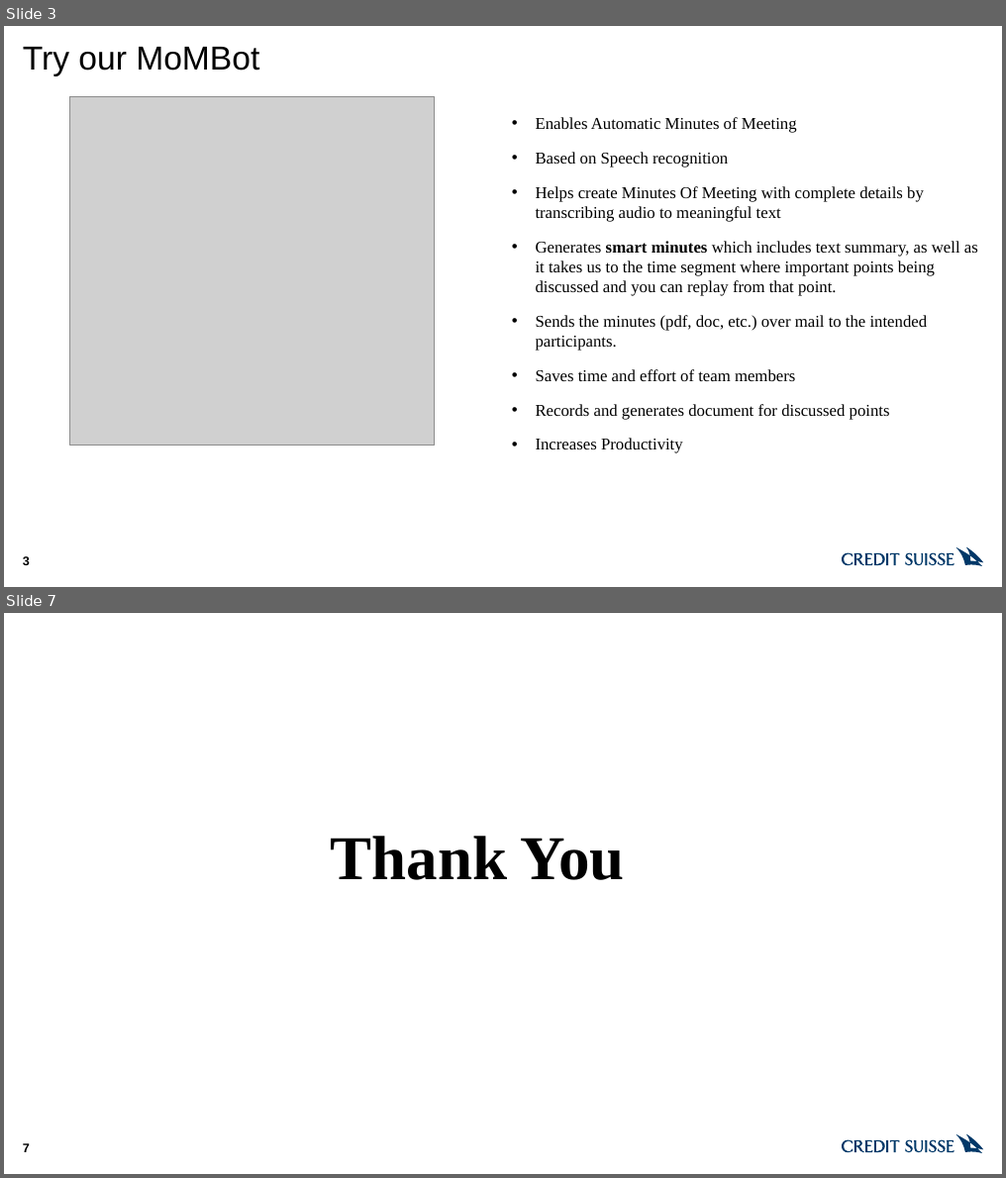
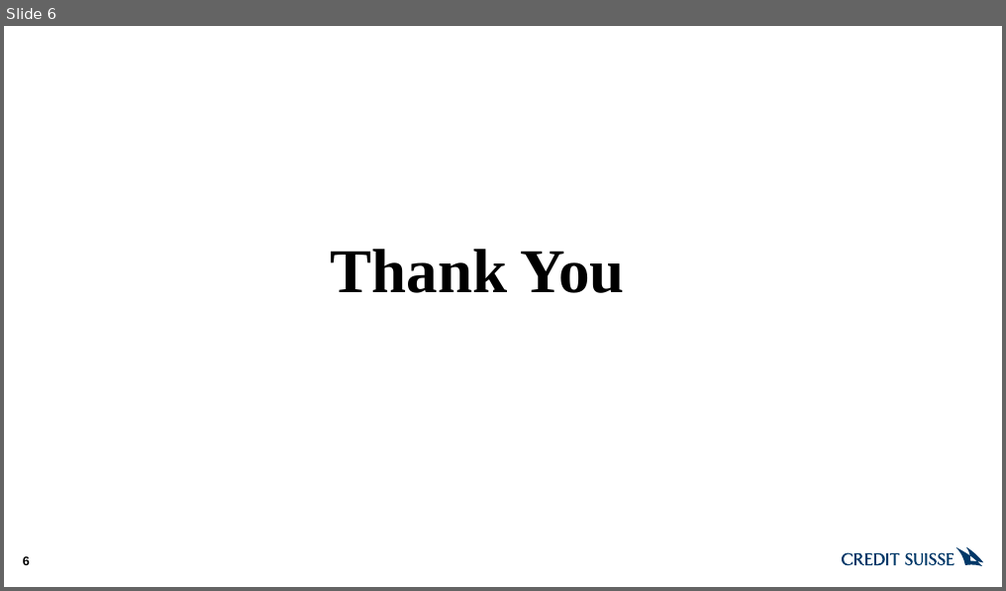
Before and after one commit to arreyaar/MOMBOT, a slide deck: MoMBot.pptx. Shown one above the other, each under a label of ours: slides 3 and 7 before the commit, slide 6 after it; the slides between them are not shown. The pictures are 1006x1178 and 1006x591 pixels, drawn with LibreOffice and Linux fonts; fonts in the diff are those of the drawing; grey boxes stand for pictures. Boxes give left, top, right and bottom in pixels: in the first picture for what was removed or moved away, otherwise in the second. Text is boxed around its words. In the diff, an @@ line names an element or a change of style, - is before the commit and + after.

```diff
--- a/MoMBot.pptx
+++ b/MoMBot.pptx
@@ slide 3 removed at <box>4,26,1002,587</box>, background #FFFFFF; not listed: 1 template element that a slide beside it also shows @@
@@ title removed at <box>23,47,259,76</box> @@
-Try our MoMBot
@@ picture removed at <box>70,96,435,445</box> @@
@@ text removed at <box>536,117,978,454</box> @@
-• Enables Automatic Minutes of Meeting
-• Based on Speech recognition
-• Helps create Minutes Of Meeting with complete details by transcribing audio to meaningful text
-• Generates smart minutes which includes text summary, as well as it takes us to the time segment where important points being discussed and you can replay from that point.
-• Sends the minutes (pdf, doc, etc.) over mail to the intended participants.
-• Saves time and effort of team members
-• Records and generates document for discussed points
-• Increases Productivity
@@ page number removed at <box>23,557,30,566</box> @@
-3
@@ what was slide 7 is now slide 6 @@
@@ page number at <box>23,557,30,566</box>: text changed @@
-7
+6
```
Also in this commit, not shown: 4 slides changed, 1 slide added, 1 other slide removed.
